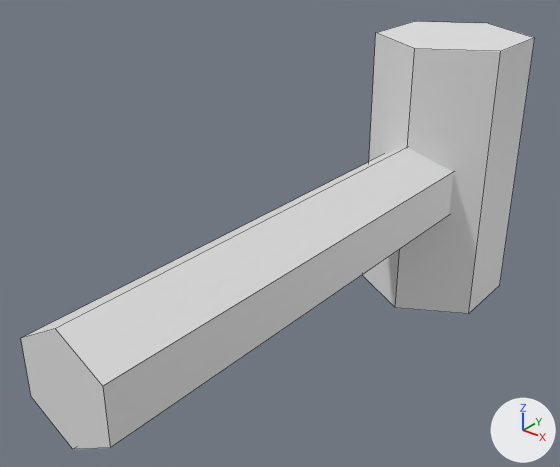
Renders of the Blender file Models/hammer.blend from each side of a commit.
One viewpoint serves both versions: a camera (50 mm lens) standing at (0.313, -0.345, 0.265) and looking at (-0.029, 0.083, 0.0). The lights are fixed; the arrows at lower right show +X, +Y and +Z. Mesh edges are drawn as thin lines.

The older version as bpy lines, for what is in view:
```python
me_cylinder_001 = bpy.data.meshes.new('Cylinder.001')
me_cylinder_001.from_pydata(...)  # a 6-sided cylinder along z spanning x -0.87..0.87, y -1.0..1.0, z -1.0..1.0; a 6-sided cylinder along y spanning x -0.52..0.52, y -6.37..-0.37, z -0.36..0.31
ob_hammer = bpy.data.objects.new('Hammer', me_cylinder_001)
ob_hammer.location = (0.0, 0.2924, 0.0)
ob_hammer.scale = (0.0687, 0.0687, 0.124)
```
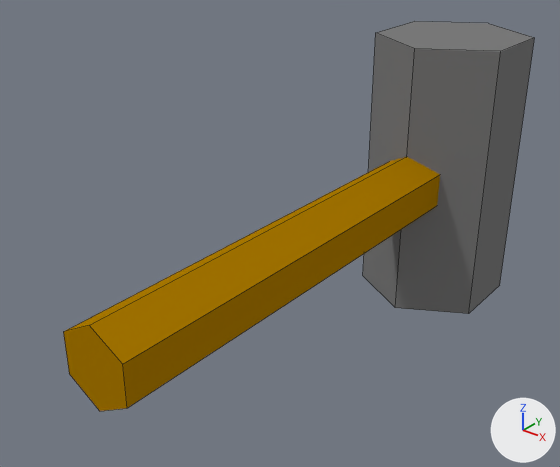
Pixel boxes [x1, y1, x2, y2] of what changed, in the pictures (560 x 467 px):
'Hammer', reshaped
    before: [21, 21, 534, 449]
    after: [363, 21, 534, 314]
'Hammer.001', added (yellow)
    after: [63, 157, 440, 411]
part 1 of me_cylinder_001, deleted
    before: [21, 147, 454, 449]
part 2 of me_cylinder_001, recoloured
    both: [363, 21, 534, 314]

The change, as a list of edits to the scene's bpy script:
```text
Add mat_hammer_head:
    mat_hammer_head = diffuse_material('Hammer_head')
    mat_hammer_head.base_color = (0.202, 0.202, 0.202)  # grey #7c7c7c
Add mat_hammer_handle:
    mat_hammer_handle = diffuse_material('hammer_handle')
    mat_hammer_handle.base_color = (0.42, 0.2, 0.0)  # yellow #ad7c00
Change me_cylinder_001:
    used by ob_hammer; location = (0.0, 0.2924, 0.0); scale = (0.0687, 0.0687, 0.124)
    remove me_cylinder_001.from_pydata(...)  # 24 vertices, 16 faces; spans x -0.87..0.87, y -6.37..1.0, z -1.0..1.0
    add me_cylinder_001.from_pydata(...)  # 13 vertices, 8 faces; spans x -0.87..0.87, y -4.25..1.0, z -1.0..1.0
    me_cylinder_001 part 1: the loose piece of 12 vertices spanning x -0.52..0.52, y -6.37..-0.37, z -0.36..0.31 is deleted
    me_cylinder_001 part 2: 8 faces spanning x -0.87..0.87, y -1.0..1.0, z -1.0..1.0 switch from no material to mat_hammer_head (grey #7c7c7c)
Add me_cylinder_000:
    me_cylinder_000.from_pydata([(0.0, 1.0, -1.0), (0.0, 1.0, 1.0), (0.87, 0.5, -1.0), (0.87, 0.5, 1.0), (0.87, -0.5, -1.0), (0.87, -0.5, 1.0), (0.0, -1.0, -1.0), (0.0, -1.0, 1.0), (-0.87, -0.5, -1.0), (-0.87, -0.5, 1.0), (-0.87, 0.5, -1.0), (-0.87, 0.5, 1.0), (0.0, -4.25, 0.0)], [], [(0, 1, 3, 2), (2, 3, 5, 4), (4, 5, 7, 6), (6, 7, 9, 8), (3, 1, 11, 9, 7, 5), (10, 11, 1, 0), (8, 9, 11, 10), (0, 2, 4, 6, 8, 10)])
    me_cylinder_000.materials.append(mat_hammer_handle)  # yellow #ad7c00
Add ob_hammer_001:
    ob_hammer_001 = bpy.data.objects.new('Hammer.001', me_cylinder_000)
    ob_hammer_001.location = (0.0, 0.0687, 0.0)
    ob_hammer_001.rotation_euler = (-1.571, 0.0, 0.0)  # degrees (-90, 0, 0)
    ob_hammer_001.scale = (0.03, 0.03, 0.192)
```
